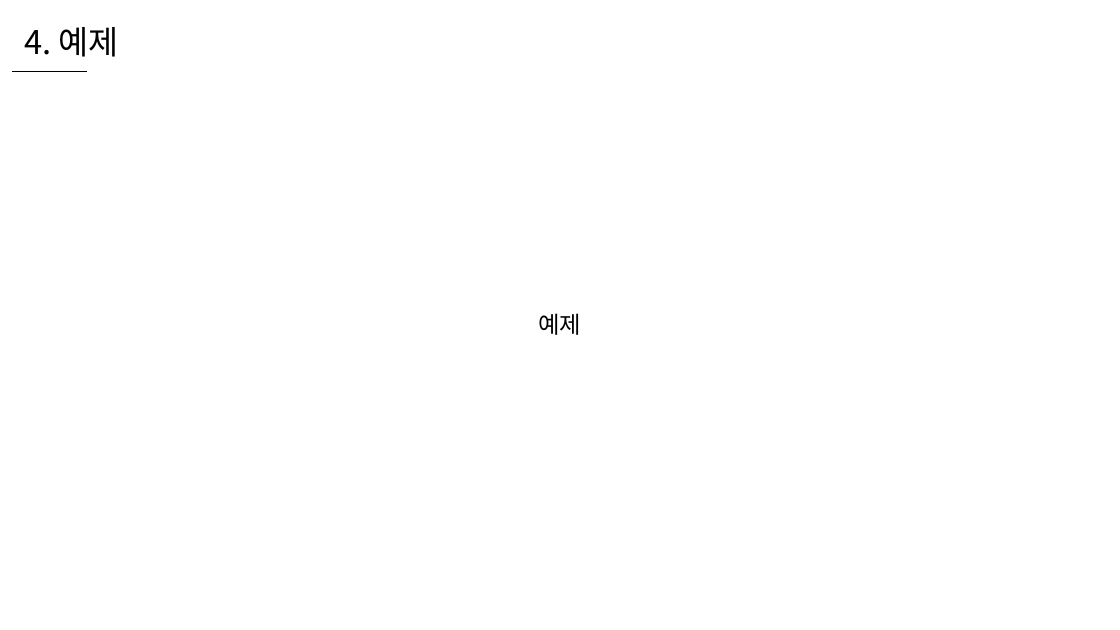
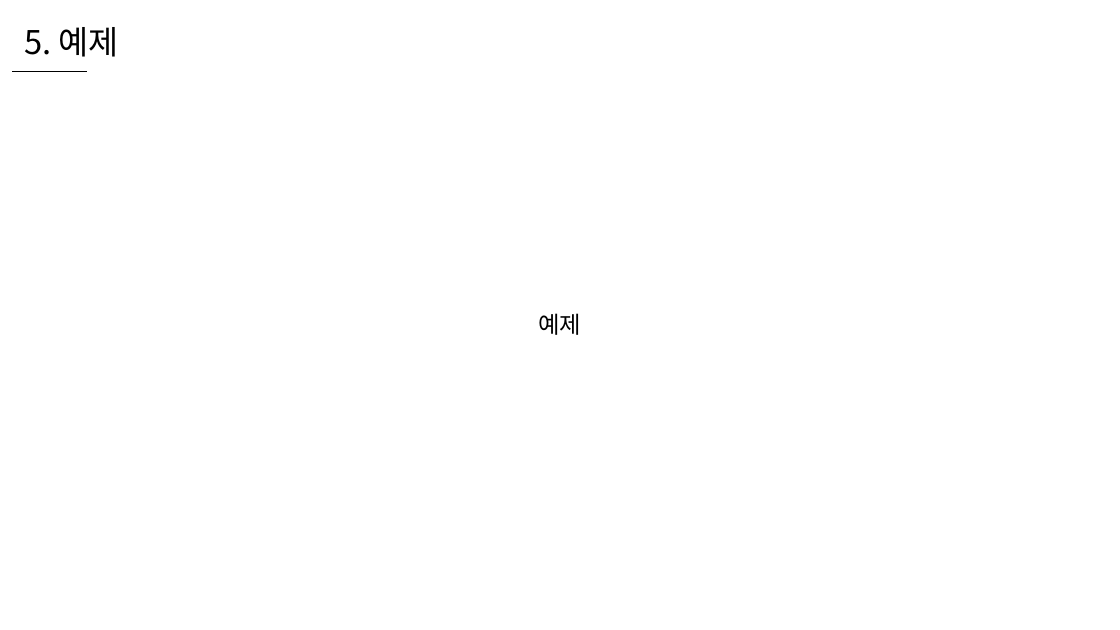
Before and after one commit to WooLyung/2021-RG-Lecture, a slide deck: slide 14 of 수업 자료/6 - RG 엔진 기초.pptx (slide 13 before the commit). Drawn at 1120x630 pixels with LibreOffice and Linux fonts; fonts in the diff are those of the drawing. Boxes give left, top, right and bottom in pixels: in the first picture for what was removed or moved away, otherwise in the second. Text is boxed around its words. In the diff, an @@ line names an element or a change of style, - is before the commit and + after.

```diff
--- a/수업 자료/6 - RG 엔진 기초.pptx
+++ b/수업 자료/6 - RG 엔진 기초.pptx
@@ text at (24, 27, 119, 57): text changed @@
-4. 예제
+5. 예제
```
Also in this commit, not shown: 1 other slide changed, 1 slide added, 7 other files.
